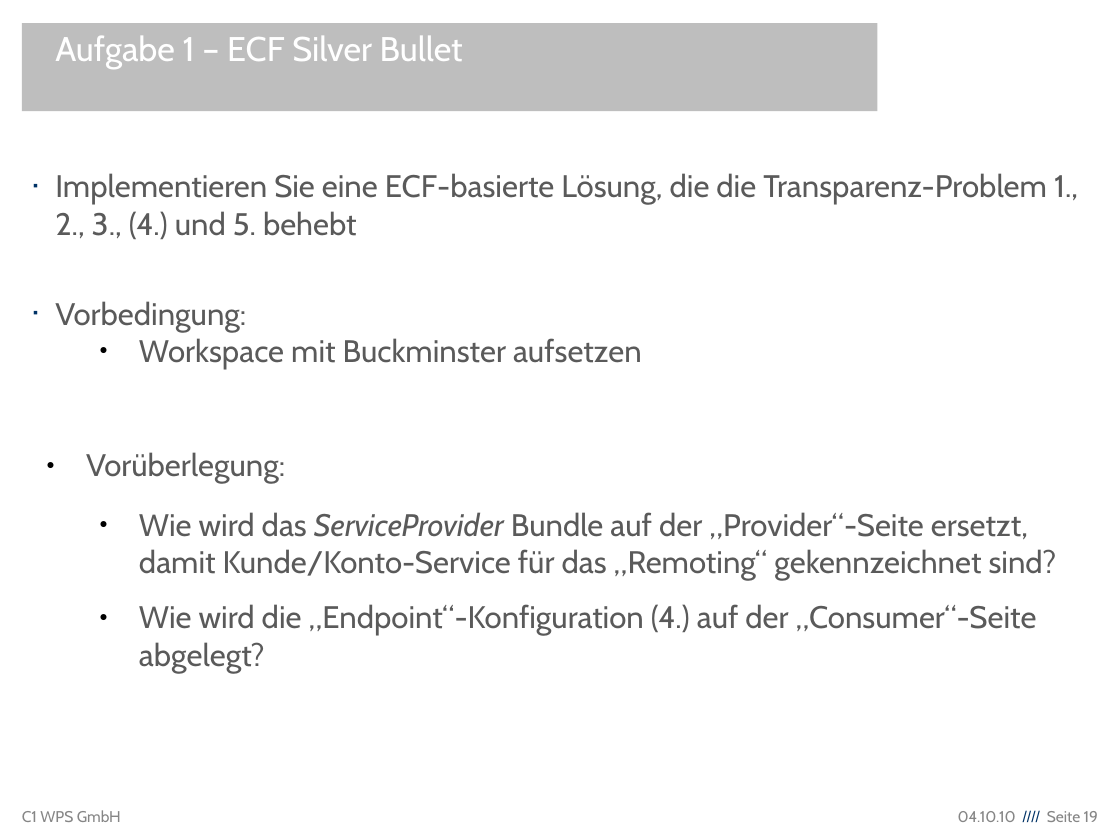
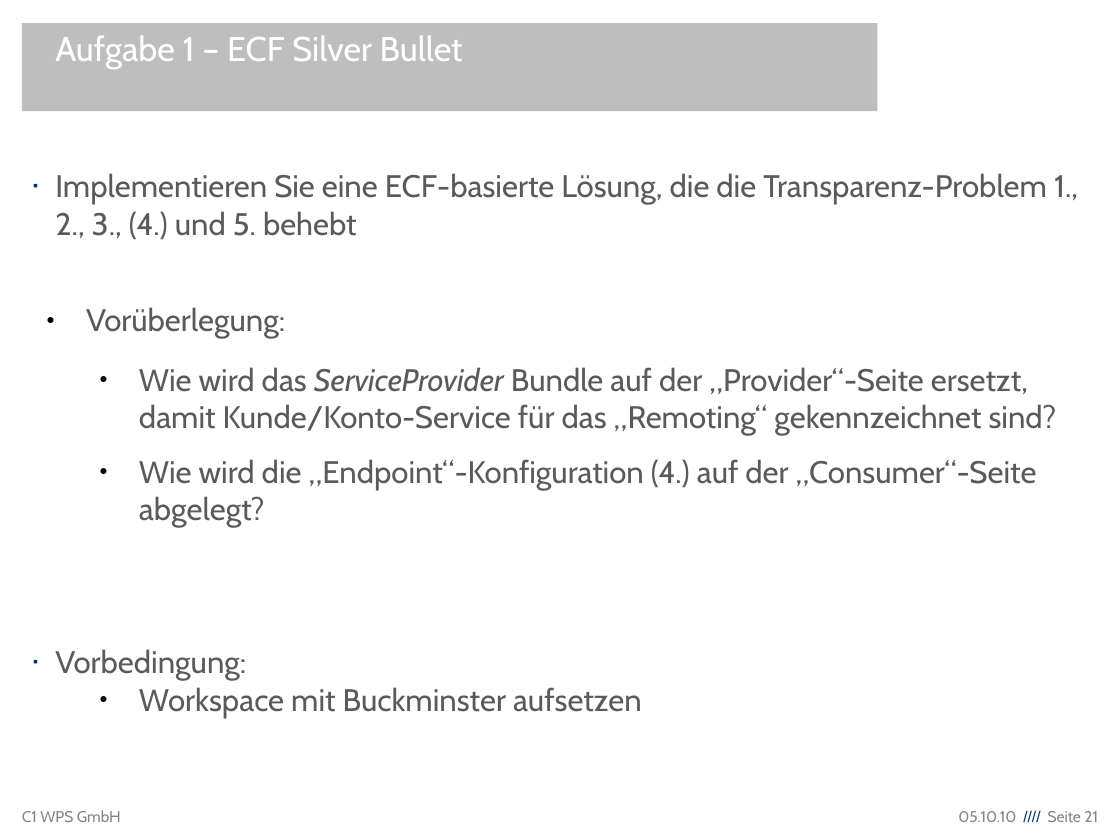
Before and after one commit to lemmy/org.eclipse.ecf.winterschool, a slide deck: slide 21 of org.eclipse.ecf.winterschool/EclipseCommunicationFramework.odp (slide 19 before the commit). Drawn at 1120x840 pixels with LibreOffice and Linux fonts; fonts in the diff are those of the drawing; background and template pictures are left out. Boxes give left, top, right and bottom in pixels: in the first picture for what was removed or moved away, otherwise in the second. Text is boxed around its words. In the diff, an @@ line names an element or a change of style, - is before the commit and + after.

```diff
--- a/org.eclipse.ecf.winterschool/EclipseCommunicationFramework.odp
+++ b/org.eclipse.ecf.winterschool/EclipseCommunicationFramework.odp
@@ text at [55,301,642,370]: paragraphs removed @@
-▪ Vorbedingung:
-  ● Workspace mit Buckminster aufsetzen
@@ text at [55,649,642,718]: paragraphs added @@
+▪ Vorbedingung:
+  ● Workspace mit Buckminster aufsetzen
@@ text at [958,811,1098,822]: text changed @@
-04.10.10 //// Seite 19
+05.10.10 //// Seite 21
```
Also in this commit, not shown: 22 other slides changed, 8 slides added, 3 slides removed.
